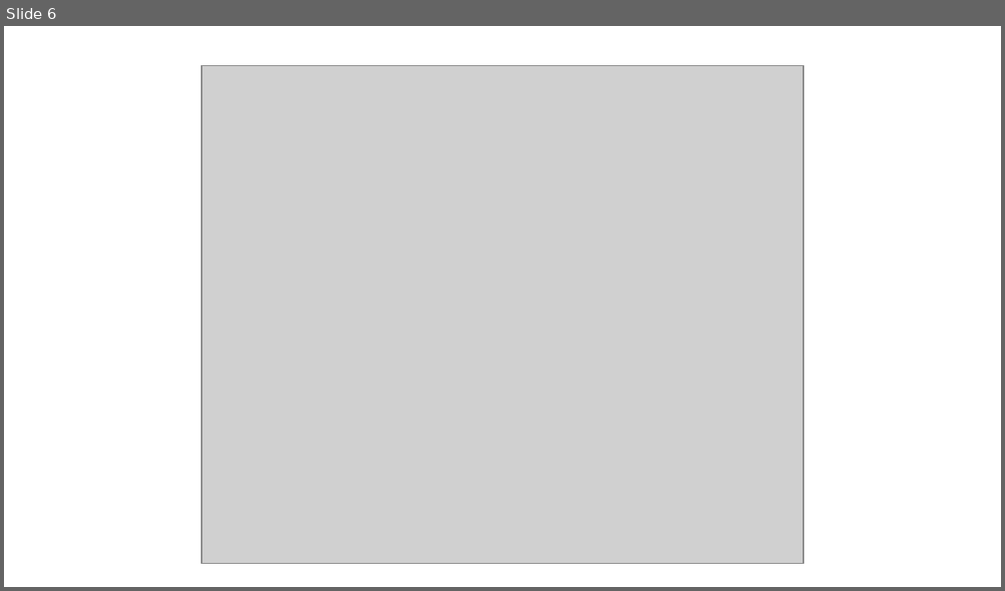
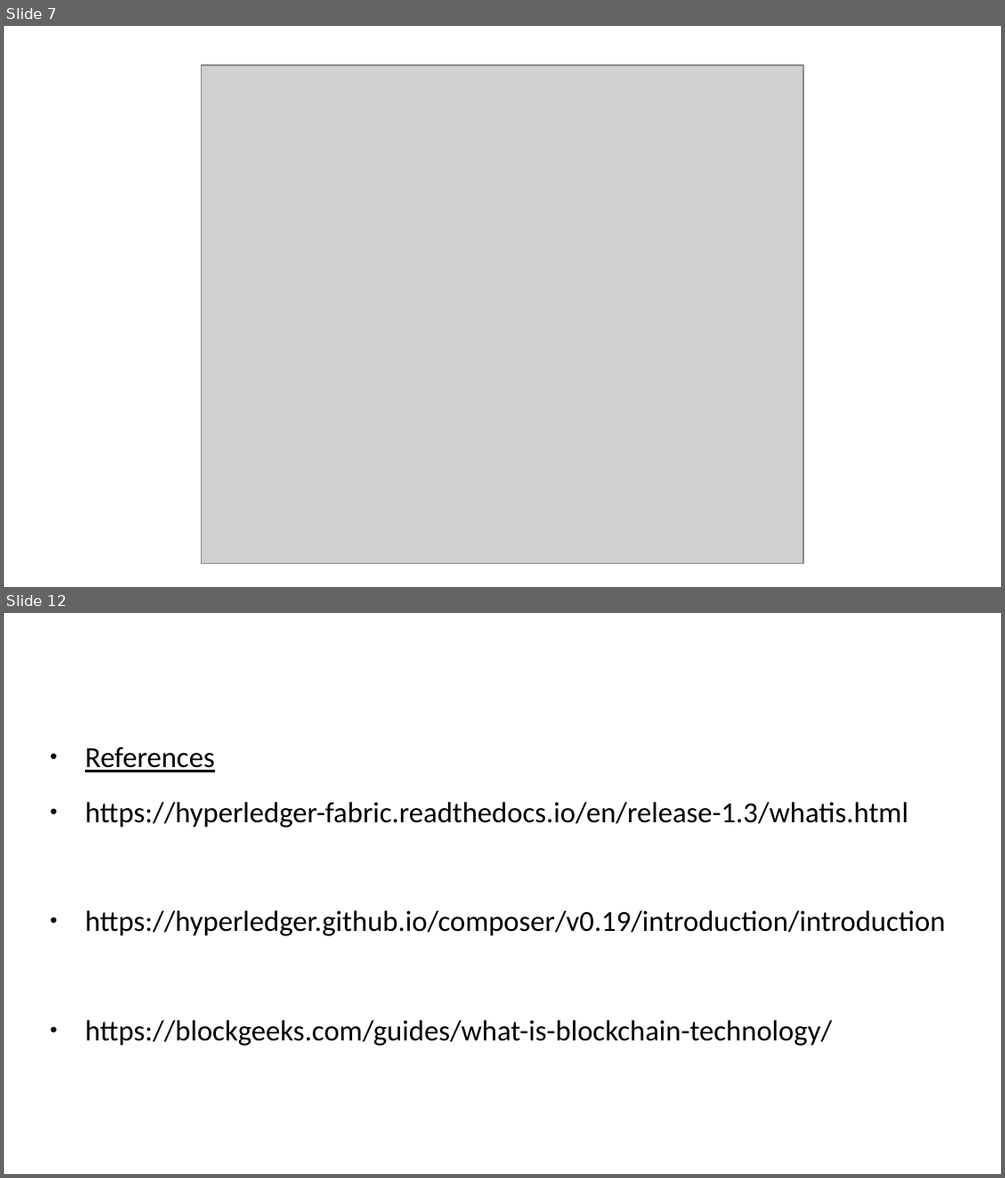
Before and after one commit to coeykee/Business-network-using-DLT, a slide deck: docs/bnpresentation.pptx. Shown one above the other, each under a label of ours: slide 6 before the commit, slides 7 and 12 after it; the slides between them are not shown. The pictures are 1005x591 and 1005x1178 pixels, drawn with LibreOffice and Linux fonts; fonts in the diff are those of the drawing; grey boxes stand for pictures. Boxes give left, top, right and bottom in pixels: in the first picture for what was removed or moved away, otherwise in the second. Text is boxed around its words. In the diff, an @@ line names an element or a change of style, - is before the commit and + after.

```diff
--- a/docs/bnpresentation.pptx
+++ b/docs/bnpresentation.pptx
@@ slide 12 added at (4, 613, 1001, 1174), background #FFFFFF @@
@@ text added at (85, 747, 945, 1046), 21 pt, text #000000 @@
+● References
+● https://hyperledger-fabric.readthedocs.io/en/release-1.3/whatis.html
+● https://hyperledger.github.io/composer/v0.19/introduction/introduction
+● https://blockgeeks.com/guides/what-is-blockchain-technology/
@@ what was slide 6 is now slide 7 @@
```
Also in this commit, not shown: 7 slides changed, 3 other slides added, 1 slide removed, 4 other files.
